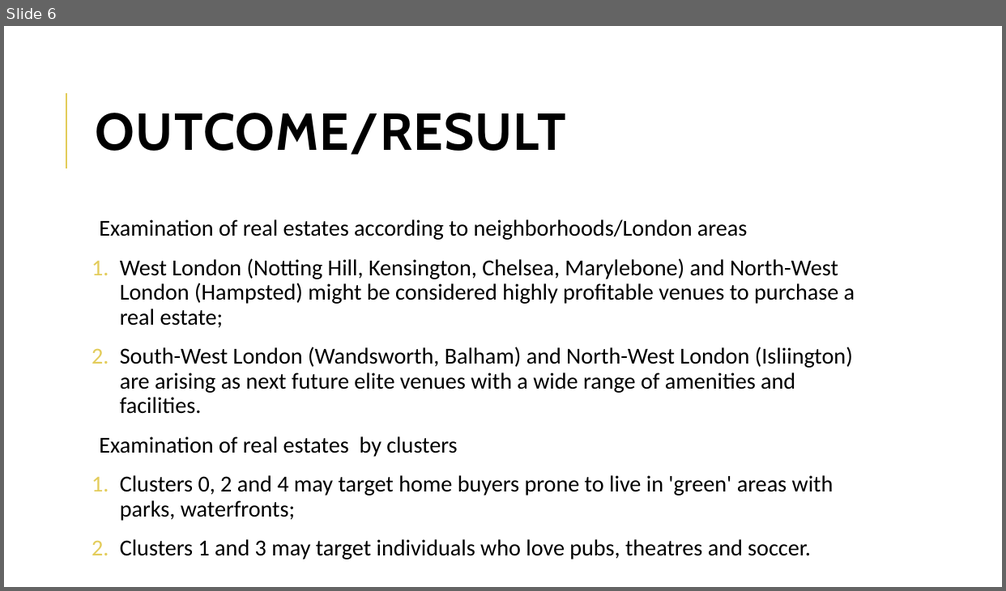
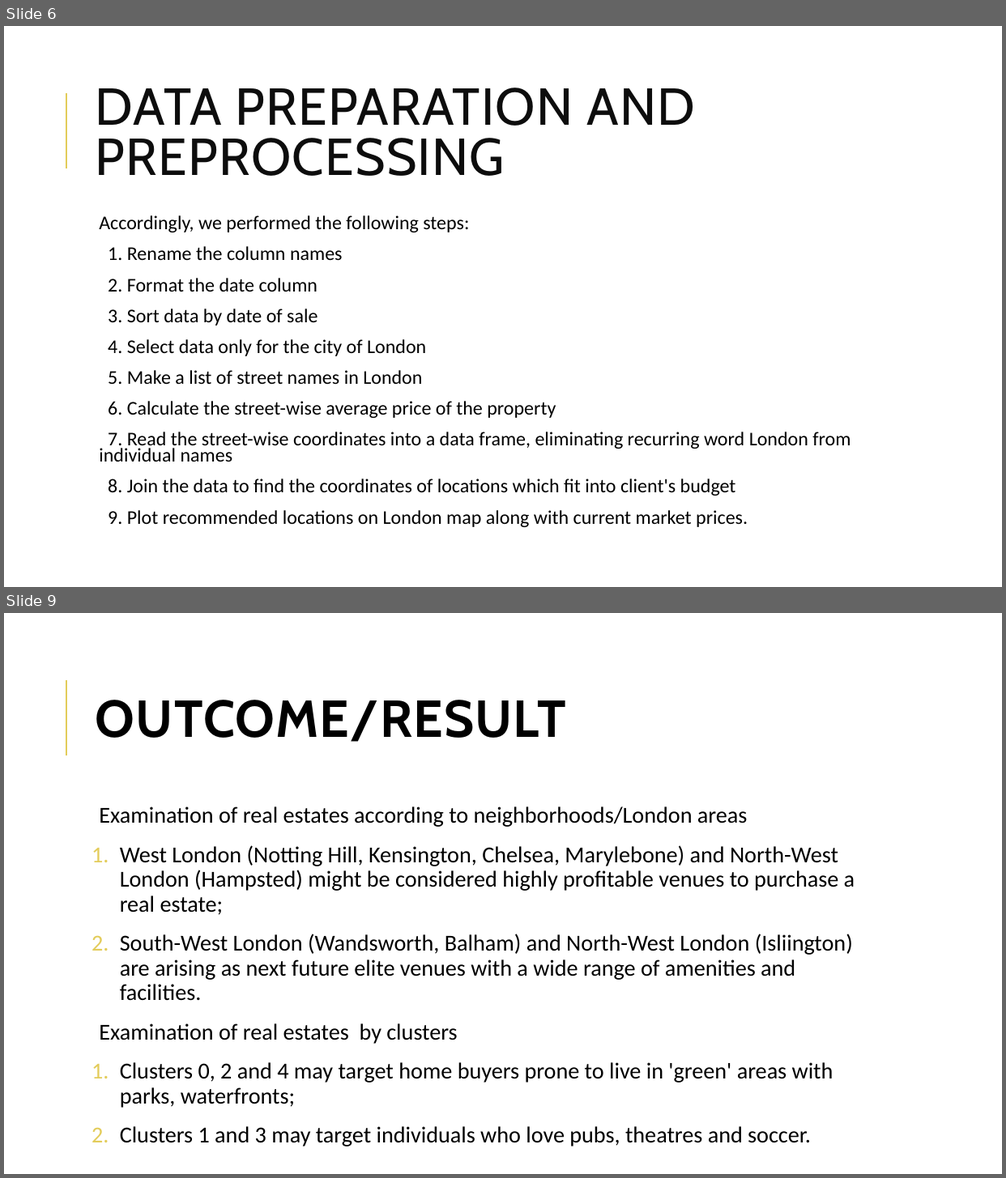
Before and after one commit to Supriyasmenon/Coursera_Capstone, a slide deck: CapstoneProjectPresentation.pptx. Shown one above the other, each under a label of ours: slide 6 before the commit, slides 6 and 9 after it; the slides between them are not shown. The pictures are 1006x591 and 1006x1178 pixels, drawn with LibreOffice and Linux fonts; fonts in the diff are those of the drawing. Boxes give left, top, right and bottom in pixels: in the first picture for what was removed or moved away, otherwise in the second. Text is boxed around its words. In the diff, an @@ line names an element or a change of style, - is before the commit and + after.

```diff
--- a/CapstoneProjectPresentation.pptx
+++ b/CapstoneProjectPresentation.pptx
@@ slide 6 added at (x1=4, y1=26, x2=1002, y2=587), background #FFFFFF; not listed: 1 template element that a slide beside it also shows @@
@@ title added at (x1=96, y1=88, x2=695, y2=176), 50 pt, text #0D0D0D @@
+DATA PREPARATION AND PREPROCESSING
@@ text added at (x1=99, y1=216, x2=850, y2=527), 18.7 pt, text #000000 @@
+  Accordingly, we performed the following steps:
+  1. Rename the column names
+  2. Format the date column
+  3. Sort data by date of sale
+  4. Select data only for the city of London
+  5. Make a list of street names in London
+  6. Calculate the street-wise average price of the property
+  7. Read the street-wise coordinates into a data frame, eliminating recurring word London from individual names
+  8. Join the data to find the coordinates of locations which fit into client's budget
+  9. Plot recommended locations on London map along with current market prices.
@@ what was slide 6 is now slide 9 @@
```
Also in this commit, not shown: 4 slides changed, 2 other slides added, 1 other file.
